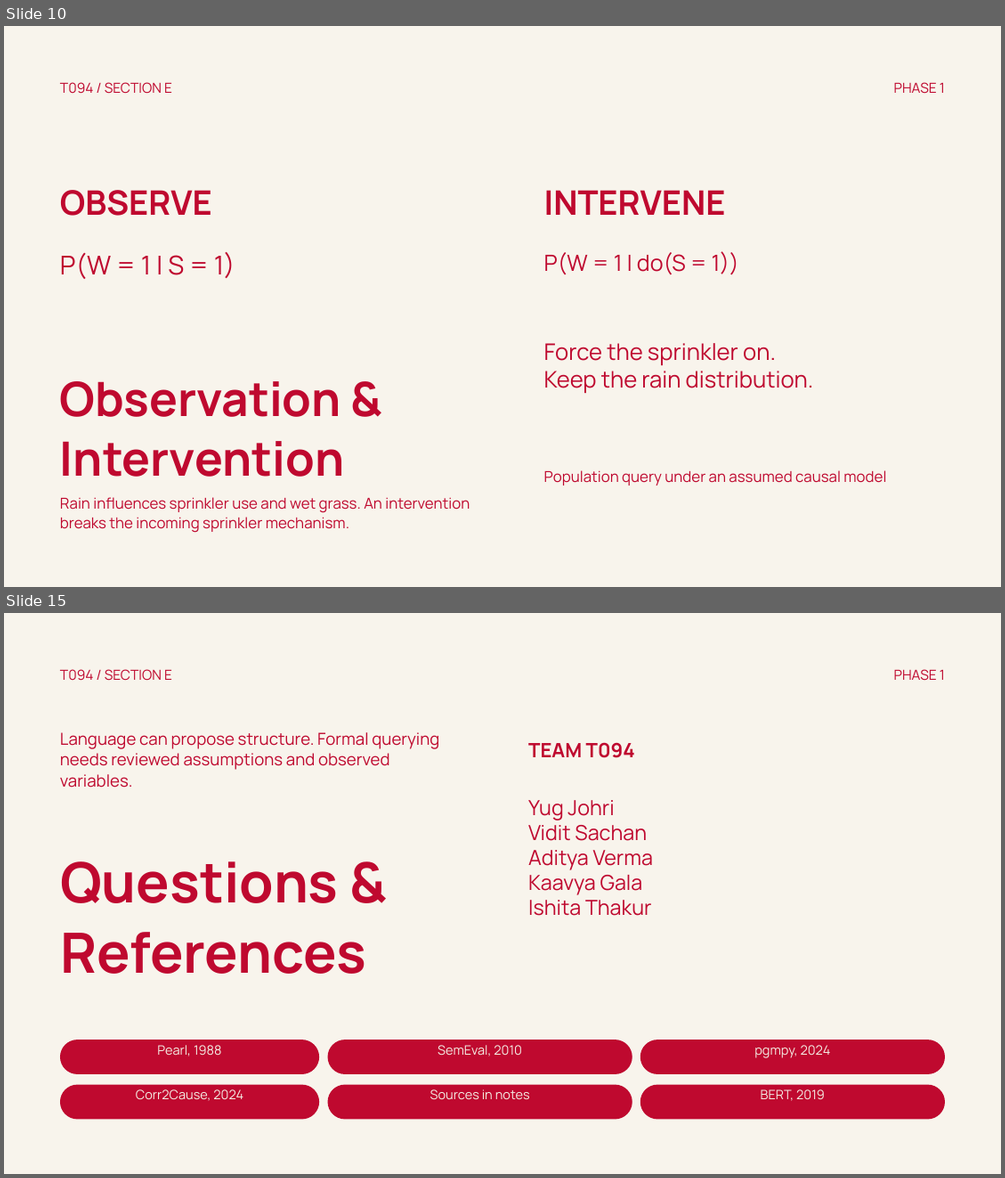
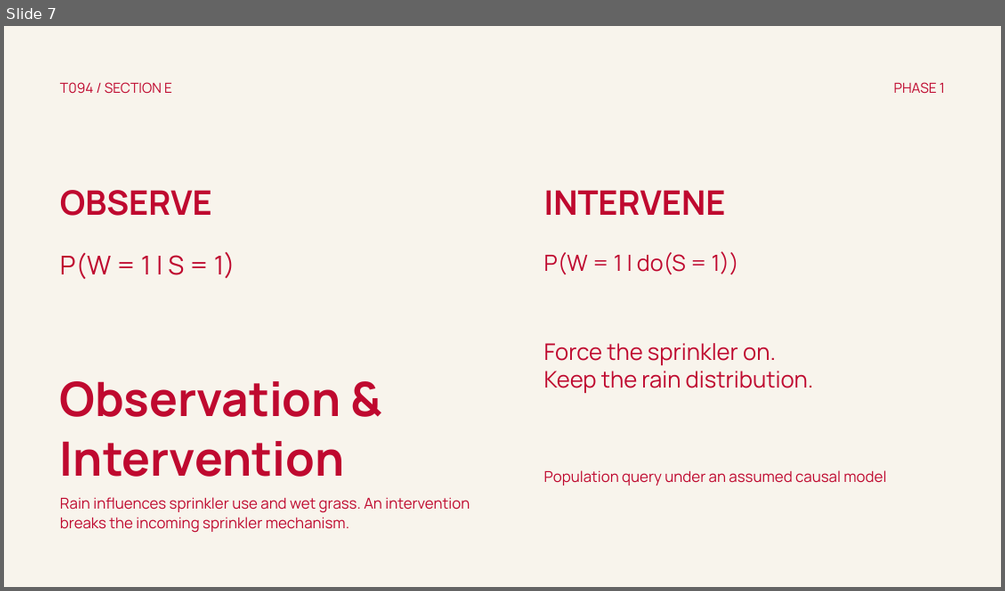
Before and after one commit to Mystic-commits/AML-DL_Project, a slide deck: docs/phase1_presentation.pptx. Shown one above the other, each under a label of ours: slides 10 and 15 before the commit, slide 7 after it; the slides between them are not shown. The pictures are 1005x1178 and 1005x591 pixels, drawn with LibreOffice and Linux fonts; fonts in the diff are those of the drawing. Boxes give left, top, right and bottom in pixels: in the first picture for what was removed or moved away, otherwise in the second. Text is boxed around its words. In the diff, an @@ line names an element or a change of style, - is before the commit and + after.

Commit message:
docs(presentation): condense to eight slides and remove Phase 2 references

```diff
--- a/docs/phase1_presentation.pptx
+++ b/docs/phase1_presentation.pptx
@@ slide 15 removed at [4,613,1001,1174], background #F8F4EC @@
@@ text removed at [60,669,172,681] @@
-T094 / SECTION E
@@ text removed at [894,669,945,681] @@
-PHASE 1
@@ text removed at [60,732,439,787] @@
-Language can propose structure. Formal querying needs reviewed assumptions and observed variables.
@@ text removed at [528,742,635,758] @@
-TEAM T094
@@ text removed at [528,800,653,916] @@
-Yug Johri
-Vidit Sachan
-Aditya Verma
-Kaavya Gala
-Ishita Thakur
@@ text removed at [60,861,366,973] @@
-Questions &
-References
@@ freeform shape removed at [60,1039,319,1074] @@
@@ freeform shape removed at [327,1039,632,1074] @@
@@ freeform shape removed at [640,1039,945,1074] @@
@@ text removed at [157,1045,222,1056] @@
-Pearl, 1988
@@ text removed at [437,1045,522,1056] @@
-SemEval, 2010
@@ text removed at [754,1045,831,1058] @@
-pgmpy, 2024
@@ freeform shape removed at [60,1085,319,1119] @@
@@ text removed at [136,1089,243,1101] @@
-Corr2Cause, 2024
@@ freeform shape removed at [327,1085,632,1119] @@
@@ text removed at [430,1089,530,1100] @@
-Sources in notes
@@ freeform shape removed at [640,1085,945,1119] @@
@@ text removed at [760,1089,825,1101] @@
-BERT, 2019
@@ what was slide 10 is now slide 7 @@
```
Also in this commit, not shown: 1 slide changed, 6 other slides removed, 5 other files.
